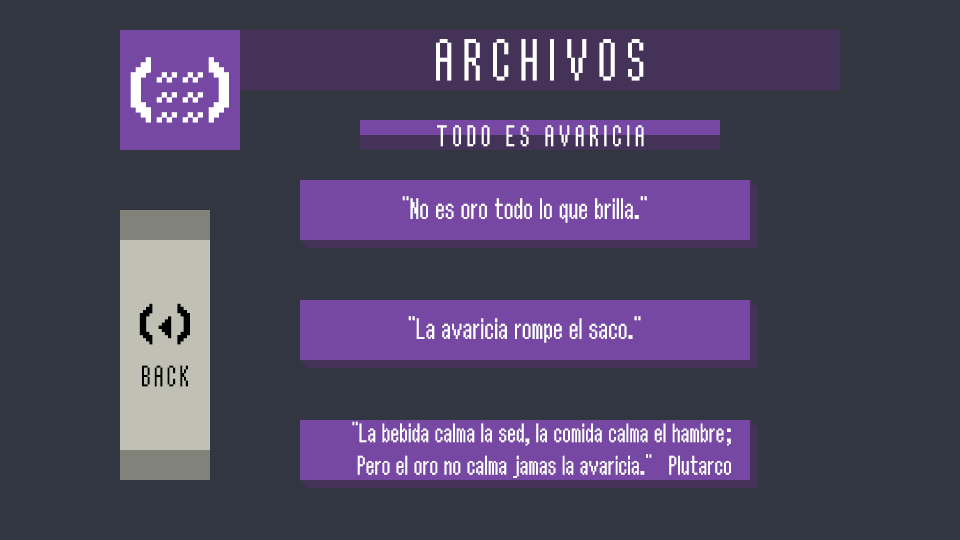
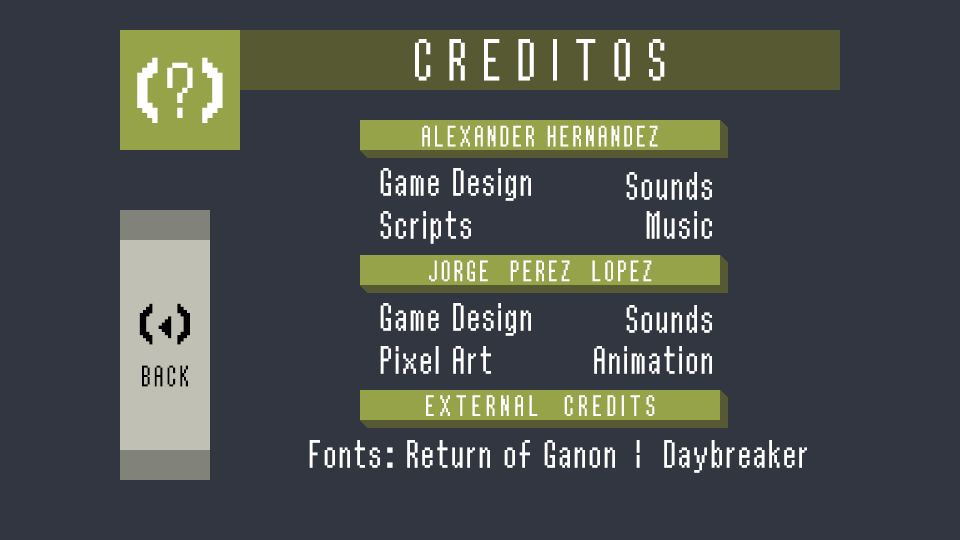
The second (960, 540) image is a revision of the first. Changes to its layers:
showed group "Credits UI" (27 layers) over left=120, top=30, right=840, bottom=480
moved "Content" into group "Grupo 2" over left=360, top=120, right=728, bottom=428
added layer "Music" in group "Grupo 2" over left=646, top=211, right=712, bottom=239
added layer "Sounds copia" in group "Grupo 2" over left=626, top=172, right=712, bottom=200
renamed "Codding" to "Scripts", painted on it over left=380, top=211, right=474, bottom=244
hid group "Archives UI" (31 layers) over left=120, top=30, right=840, bottom=488
